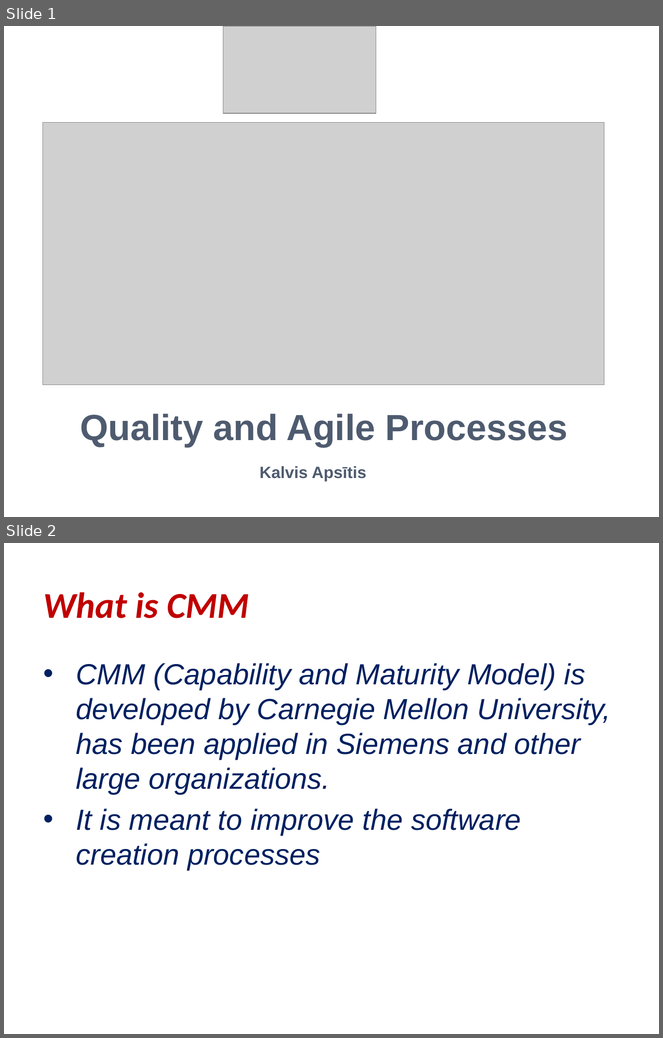
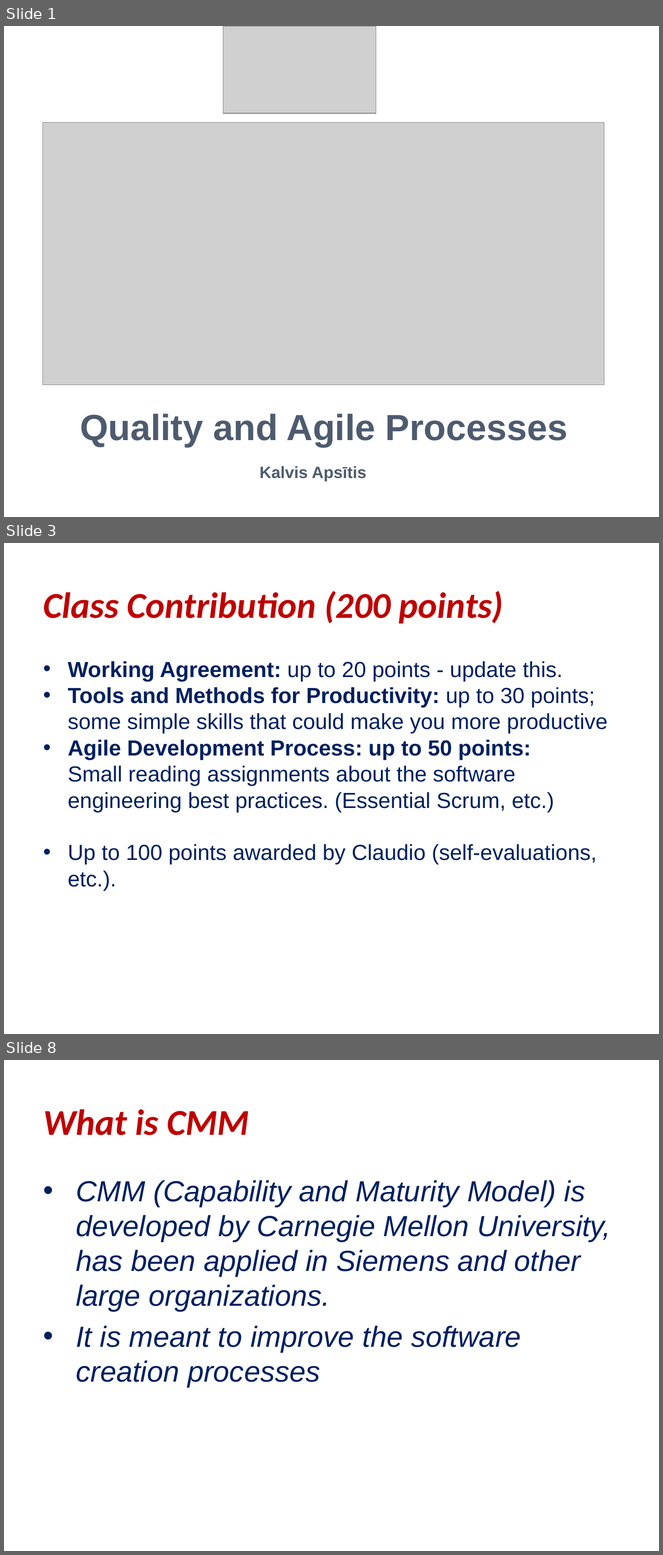
Before and after one commit to kapsitis/math, a slide deck: src/site/rbs/static/quality-and-agile-processes.pptx. Shown one above the other, each under a label of ours: slides 1 and 2 before the commit, slides 1, 3 and 8 after it; the slides between them are not shown. The pictures are 663x1038 and 663x1555 pixels, drawn with LibreOffice and Linux fonts; fonts in the diff are those of the drawing; grey boxes stand for pictures. Boxes give left, top, right and bottom in pixels: in the first picture for what was removed or moved away, otherwise in the second. Text is boxed around its words. In the diff, an @@ line names an element or a change of style, - is before the commit and + after.

```diff
--- a/src/site/rbs/static/quality-and-agile-processes.pptx
+++ b/src/site/rbs/static/quality-and-agile-processes.pptx
@@ slide 3 added at <box>4,543,659,1034</box>, background #FFFFFF @@
@@ text added at <box>43,591,504,624</box>, 40 pt, text #C00000, bold, italic @@
+Class Contribution (200 points)
@@ text added at <box>68,661,608,891</box>, 24 pt, text #002060 @@
+• Working Agreement: up to 20 points - update this.
+• Tools and Methods for Productivity: up to 30 points; some simple skills that could make you more productive
+• Agile Development Process: up to 50 points:
+  Small reading assignments about the software engineering best practices. (Essential Scrum, etc.)
+• Up to 100 points awarded by Claudio (self-evaluations, etc.).
@@ what was slide 2 is now slide 8 @@
```
Also in this commit, not shown: 5 other slides added, 2 other files.
